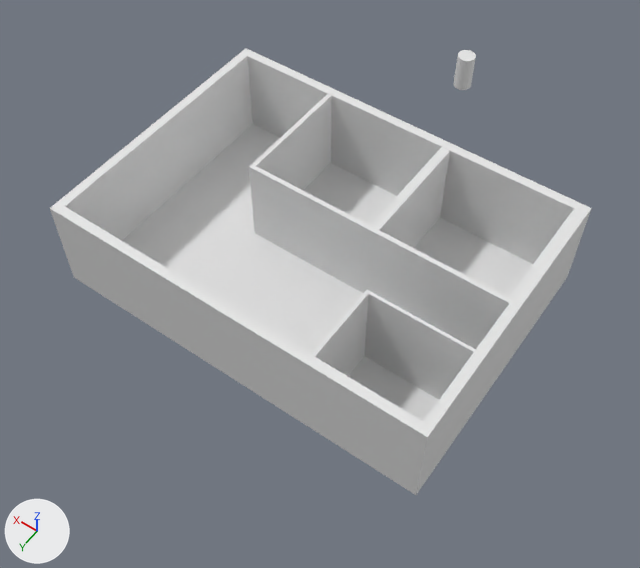
Two versions of the Blender file house.blend, one commit apart.
The view is the same before and after, from a 50 mm lens placed at (-33.6, 47.1, 67.5), pointed at (0.6, -0.7, -7.6). The axes (+X, +Y, +Z) are drawn at lower left. The lights are the same throughout.
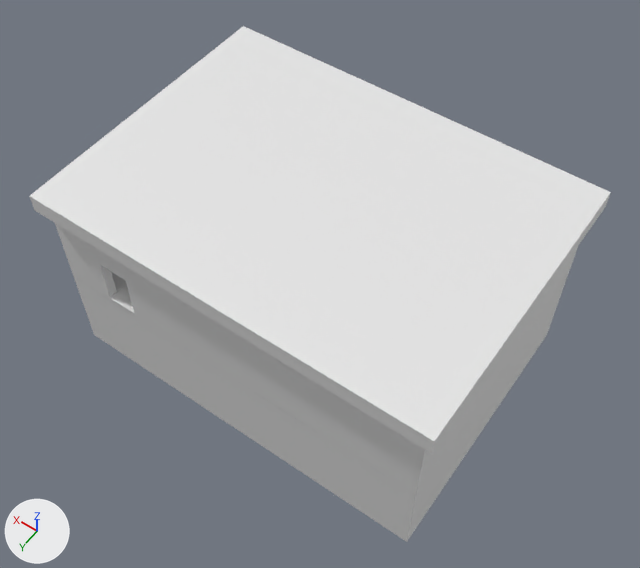
Commit message: house :3

The change, as a list of edits to the scene's bpy script:
```text
Change me_cube_001:
    used by ob_cube_001; location = (0.0, 0.0, 0.0); scale = (21.0, 15.0, 5.3)
    remove me_cube_001.from_pydata(...)  # 16 vertices, 12 faces; spans x -1.0..1.0, y -1.0..1.0, z -1.0..1.0
    add me_cube_001.from_pydata(...)  # 37 vertices, 24 faces; spans x -1.0..1.0, y -1.0..1.0, z -1.0..1.0
    me_cube_001 part 1
    4 faces are deleted
    16 vertices are added at x -0.1..0.75, y 0.32..1.0, z -1.0..0.12
    5 new vertices lie (0.17, 0.0, 0.0) away from vertices in x 0.58, y 0.89..1.0, z -0.9..0.12
    16 new faces join them
Change me_cube_002:
    where me_cube_002.from_pydata(...)  # 16 vertices, 12 faces; spans x -1.0..1.0, y -1.0..1.0, z -1.0..1.0
    used by ob_cube_002; location = (-12.9, -7.6, 0.3); scale = (7.3, 7.2, 4.98)
    verts and faces of me_cube_002; kept vertices keep their numbers, new ones are numbered from 16
    before: 2 (-1.0, 1.0, -1.0), 3 (-1.0, 1.0, 1.0) at pixel (511, 304), 4 (1.0, -1.0, -1.0), 6 (1.0, 1.0, -1.0), 7 (1.0, 1.0, 1.0) at pixel (371, 231)
    before: 8 (-0.93, 0.93, 1.0) at pixel (508, 297), 9 (-0.93, 0.93, -1.0), 10 (0.93, 0.93, 1.0) at pixel (379, 230), 11 (0.93, 0.93, -1.0), 13 (0.93, -0.93, -1.0)
    me_cube_002 part 2
    add delete_faces([(2, 3, 7, 6), (2, 6, 4, 13, 11, 9), (8, 9, 11, 10)])
    add verts[16] = (-0.3, 0.93, -1.0)
    add verts[17] = (-0.3, 0.93, 0.06)
    add verts[18] = (0.16, 0.93, 0.06)
    add verts[19] = (0.16, 0.93, -1.0)
    add for new, old in zip([*range(20, 24)], [*range(16, 20)]): verts[new] = verts[old] + (0.0, 0.07, 0.0)
    add faces += [(2, 3, 7, 6, 23, 22, 21, 20), (2, 20, 16, 9), (8, 9, 16, 17, 18, 19, 11, 10), (16, 20, 21, 17), (18, 22, 23, 19), (17, 21, 22, 18)]
    add faces += [(4, 13, 11, 19, 23, 6)]
Add me_cube:
    me_cube.from_pydata(...)  # a box spanning x -1.0..1.0, y -1.0..1.0, z -1.0..1.0
Remove ob_cylinder:
    ob_cylinder = bpy.data.objects.new('Cylinder', me_cylinder)
    ob_cylinder.location = (0.0, -27.9, 3.6)
    ob_cylinder.scale = (1.0, 1.0, 2.02)
Add ob_cube:
    ob_cube = bpy.data.objects.new('Cube', me_cube)
    ob_cube.location = (0.0, 0.0, 6.2)
    ob_cube.scale = (22.0, 16.0, 1.0)
Add ob_cube_005:
    ob_cube_005 = bpy.data.objects.new('Cube.005', me_cube_001.copy())  # the mesh of ob_cube_001
    ob_cube_005.location = (0.0, 0.0, -10.5)
    ob_cube_005.scale = (21.0, 15.0, 5.3)
```

Pixel boxes (x1, y1, x2, y2) of what changed, in the pictures (640 x 568 px):
'Cube', added
    after: (29, 26, 611, 454)
'Cube.001', reshaped
    before: (50, 48, 591, 495)
    after: (55, 223, 578, 495)
'Cube.005', added
    after: (74, 278, 567, 542)
'Cylinder', deleted
    before: (454, 50, 476, 90)
part 1 of me_cube_001, built on
    before: (50, 124, 533, 495)
    after: (55, 223, 425, 495)
part 2 of me_cube_002, built on
    before: (368, 231, 509, 349)
'Cube.003', unchanged, covered by the edit
    before: (249, 94, 445, 293)
'Cube.004', unchanged, covered by the edit
    before: (311, 290, 476, 399)
